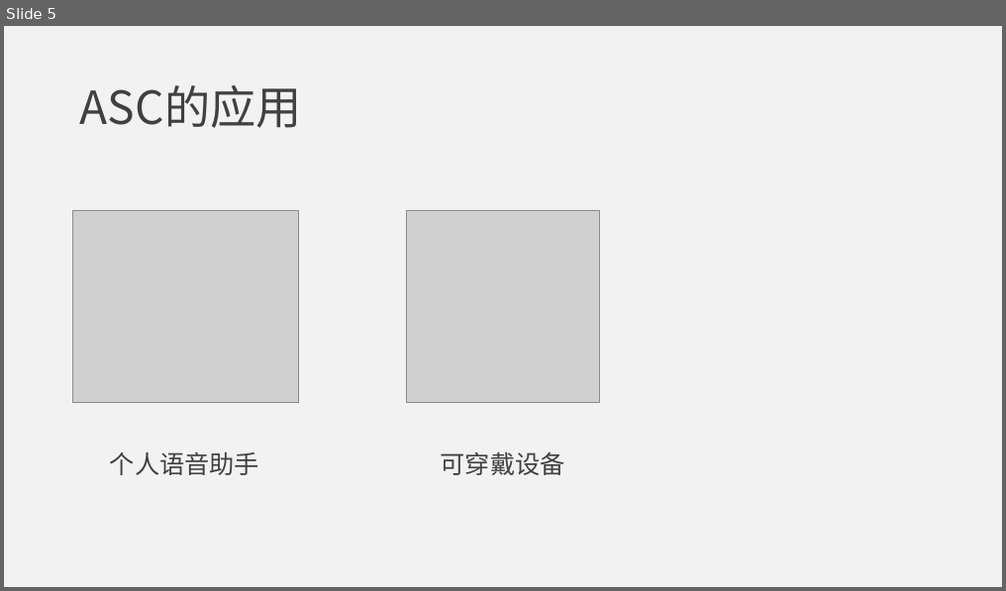
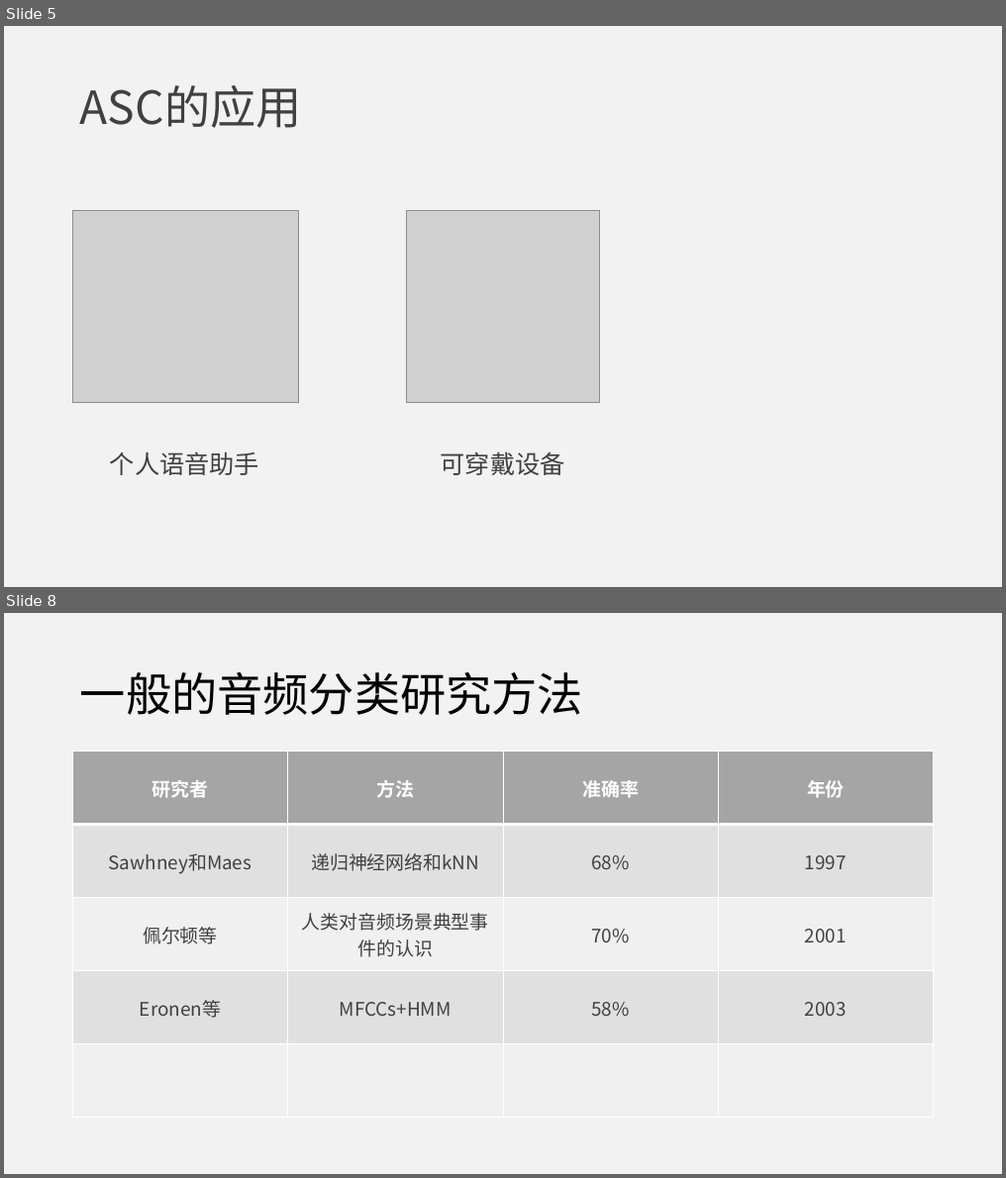
Before and after one commit to jumper3/paper, a slide deck: 开题报告/答辩.pptx. Shown one above the other, each under a label of ours: slide 5 before the commit, slides 5 and 8 after it; the slides between them are not shown. The pictures are 1006x591 and 1006x1178 pixels, drawn with LibreOffice and Linux fonts; fonts in the diff are those of the drawing; grey boxes stand for pictures. Boxes give left, top, right and bottom in pixels: in the first picture for what was removed or moved away, otherwise in the second. Text is boxed around its words. In the diff, an @@ line names an element or a change of style, - is before the commit and + after.

```diff
--- a/开题报告/答辩.pptx
+++ b/开题报告/答辩.pptx
@@ slide 8 added at (4,613,1002,1174), background #F2F2F2 @@
@@ title added at (80,672,583,715), 44 pt, text #000000 @@
+一般的音频分类研究方法
@@ table added at (73,752,936,1118), 5 rows, 4 columns @@
+研究者 | 方法 | 准确率 | 年份
+Sawhney和Maes | 递归神经网络和kNN | 68% | 1997
+佩尔顿等 | 人类对音频场景典型事件的认识 | 70% | 2001
+Eronen等 | MFCCs+HMM | 58% | 2003
+ |  |  | 
```
Also in this commit, not shown: 1 slide changed, 3 other slides added, 2 other files.
